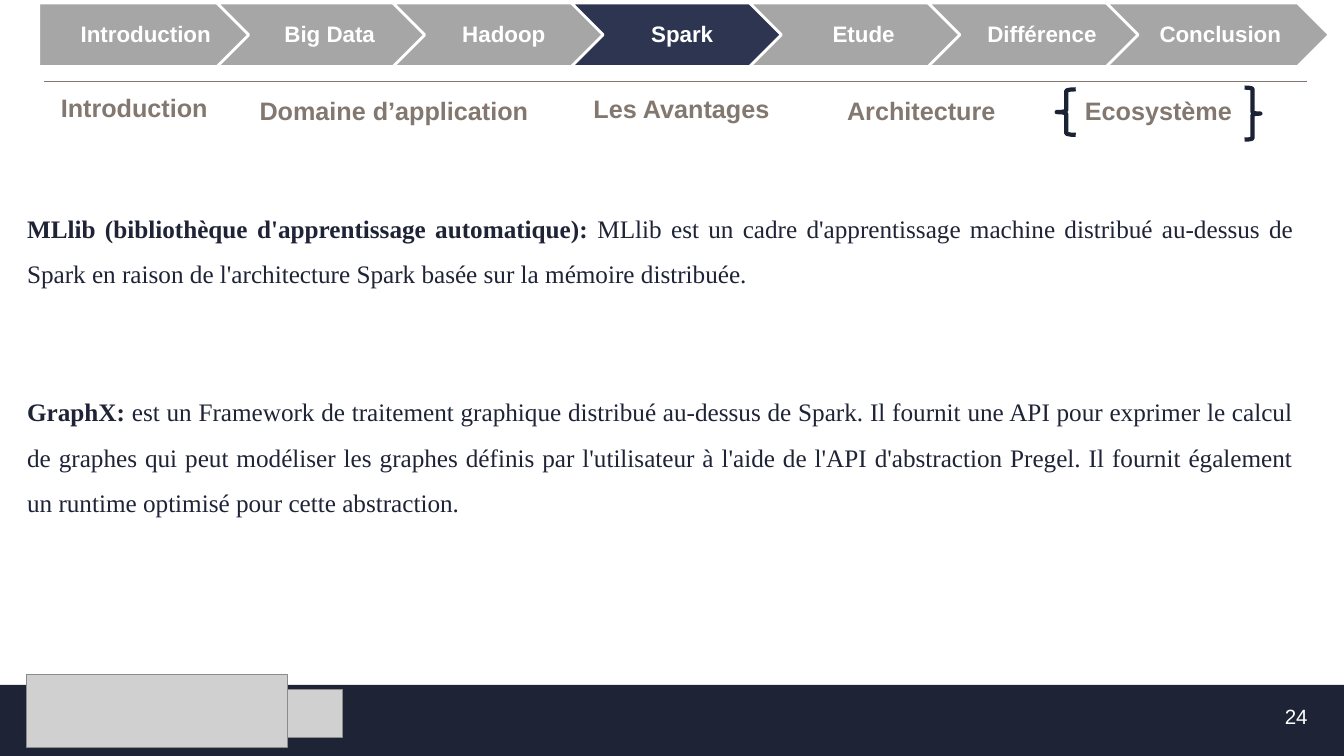
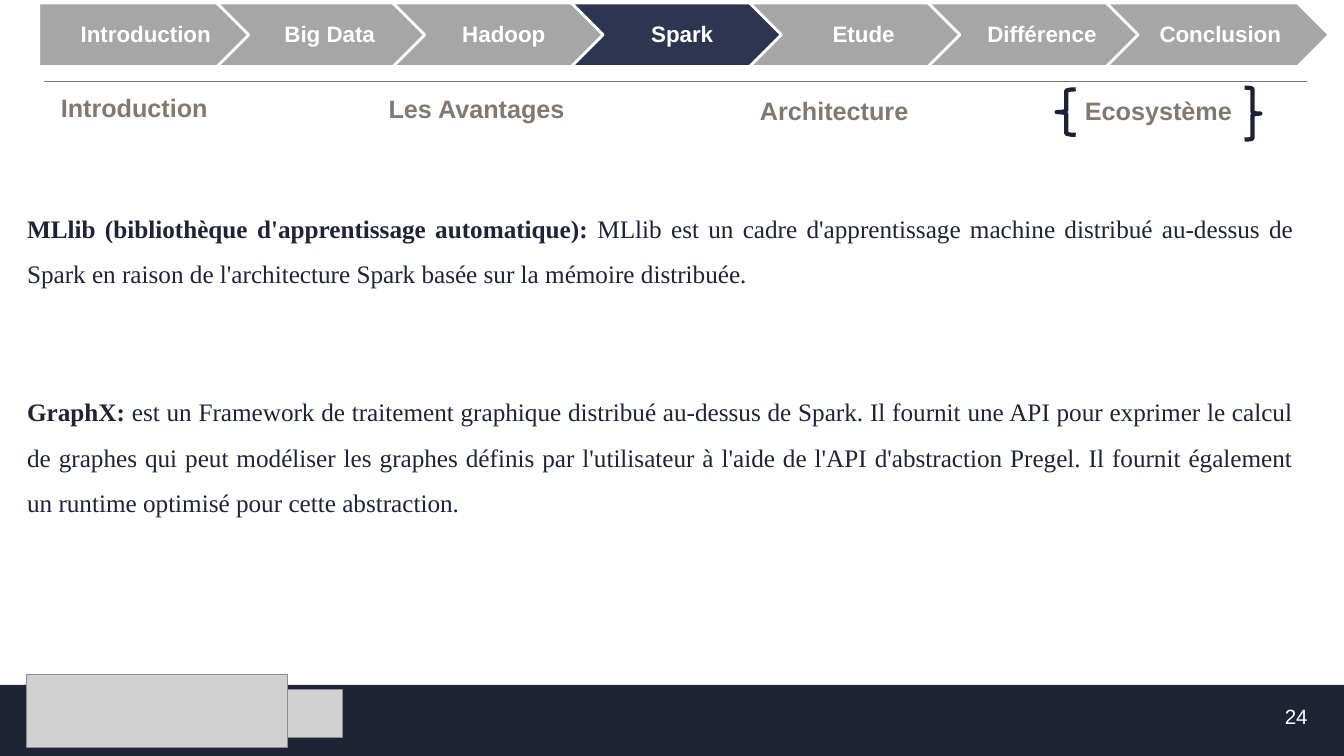
Before and after one commit to MF-13/E-Learning_Platforme, a slide deck: slide 24 of SFE/Présentation_SFE.pptx. Drawn at 1344x756 pixels with LibreOffice and Linux fonts; fonts in the diff are those of the drawing; grey boxes stand for pictures; background and template pictures are left out. Boxes give left, top, right and bottom in pixels: in the first picture for what was removed or moved away, otherwise in the second. Text is boxed around its words. In the diff, an @@ line names an element or a change of style, - is before the commit and + after.

```diff
--- a/SFE/Présentation_SFE.pptx
+++ b/SFE/Présentation_SFE.pptx
@@ text removed at (x1=260, y1=102, x2=528, y2=125) @@
-Domaine d’application
@@ text "Les Avantages" moved from (x1=593, y1=100, x2=769, y2=123) to (x1=389, y1=100, x2=564, y2=124) @@
@@ text "Architecture" moved from (x1=847, y1=102, x2=995, y2=120) to (x1=760, y1=102, x2=908, y2=120) @@
```
Also in this commit, not shown: 16 other slides changed, 1 slide added, 1 slide removed.
